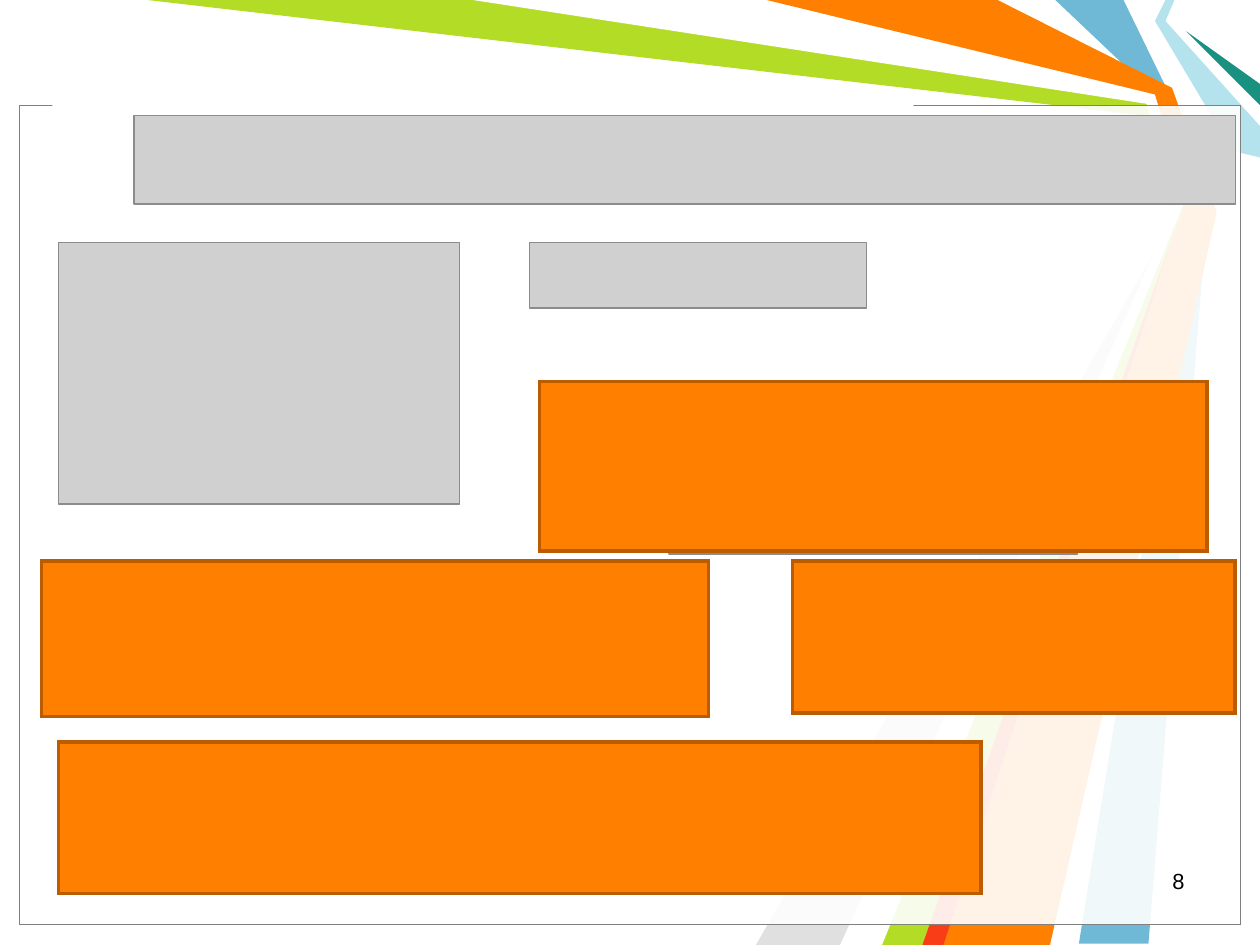
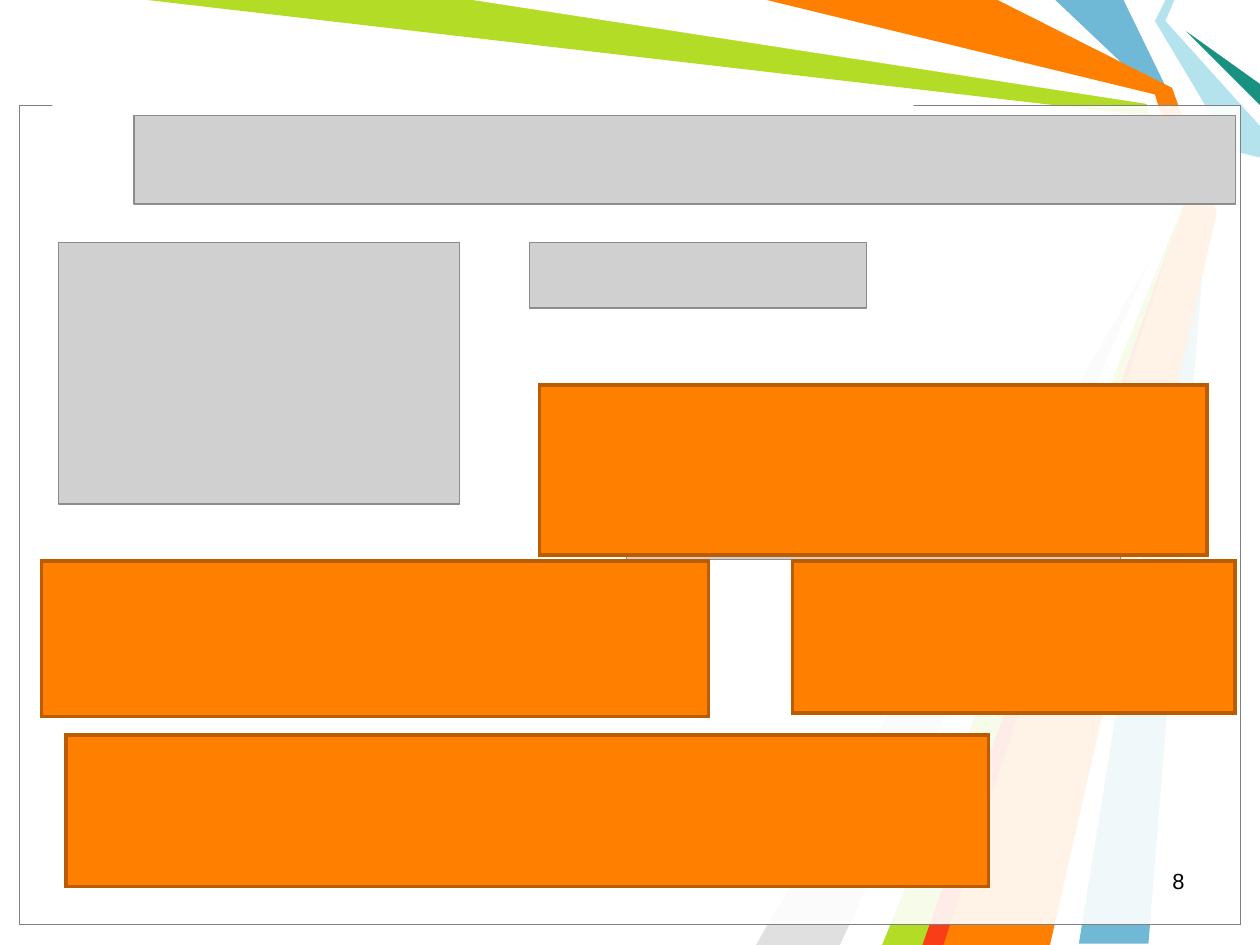
Before and after one commit to l432/NMK, a slide deck: slide 8 of Lecture/Chem/2022_23/semestr_2/06_Теплове випромінювання. Фотоефект/Less00_6sN.ppt. Drawn at 1260x945 pixels with LibreOffice and Linux fonts; fonts in the diff are those of the drawing; grey boxes stand for pictures; background and template pictures are left out. Boxes give left, top, right and bottom in pixels: in the first picture for what was removed or moved away, otherwise in the second. Text is boxed around its words. In the diff, an @@ line names an element or a change of style, - is before the commit and + after.

```diff
--- a/Lecture/Chem/2022_23/semestr_2/06_Теплове випромінювання. Фотоефект/Less00_6sN.ppt
+++ b/Lecture/Chem/2022_23/semestr_2/06_Теплове випромінювання. Фотоефект/Less00_6sN.ppt
@@ rectangle: place and size @@
-rectangle at (539,382,1206,552)
+rectangle at (539,386,1206,556)
@@ picture: place and size @@
-picture at (669,433,1077,554)
+picture at (626,428,1120,559)
@@ rectangle: place and size @@
-rectangle at (59,742,982,895)
+rectangle at (66,735,988,886)
```
Also in this commit, not shown: 1 other file.
